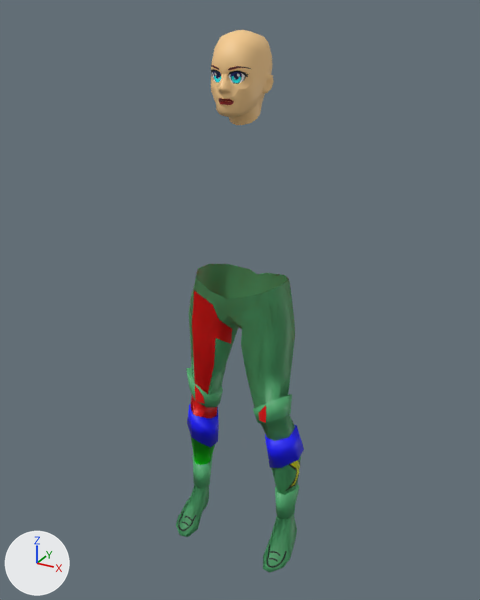
An edit to the Blender file Assets/Legacy/CriaturesLegacy/modelosMateriaisTexturas/criatures/NPC/NPCm1/NPC_Sliced_mulher.blend, drawn before and after from the same camera.
Camera for both pictures: a 50 mm lens placed at (8.79, -16.39, 16.44), pointed at (-0.12, -0.19, 8.34). Arrows for +X, +Y and +Z are at lower left; the lights stay in place.

Objects in the first picture: 'BASE', 'Queixo_4_m', 'botasTiny', 'female1605.obj.001', 'nariz_2', 'pernasLargeSemiGrande'.
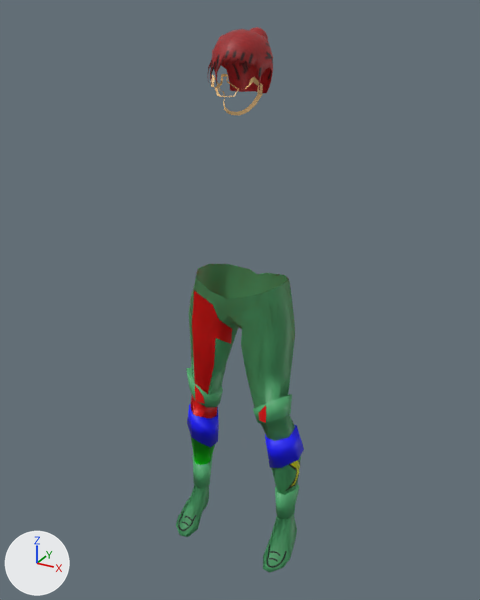
Changed parts and their boxes (x1, y1, x2, y2) in the pictures (480 x 600 px):
'BASE', hidden (beige)
    before: (211, 30, 274, 125)
'cabelo_2', shown (red)
    after: (208, 27, 273, 95)
'Queixo_4_m', hidden (brown)
    before: (211, 77, 263, 117)
'weldVertex', added (brown)
    after: (211, 74, 263, 115)
'nariz_2', hidden
    before: (215, 74, 239, 97)

What changed in the scene script:
```text
Add me_female1605_obj_044:
    me_female1605_obj_044.from_pydata(...)  # 90 vertices, 46 faces; spans x -0.686..0.686, y 13.856..14.942, z 0.273..1.301
    me_female1605_obj_044.materials.append(mat_skin)  # picture img_olho_png
Change ob_nariz_2:
    add ob_nariz_2.hide_set(True)
Change ob_base:
    add ob_base.hide_set(True)
Change ob_cabelo_2:
    remove ob_cabelo_2.hide_set(True)
Change ob_queixo_4_m:
    add ob_queixo_4_m.hide_set(True)
Add ob_weldvertex:
    ob_weldvertex = bpy.data.objects.new('weldVertex', me_female1605_obj_044)
    ob_weldvertex.location = (0.0, 0.0, 0.0)
    ob_weldvertex.rotation_euler = (1.571, 0.0, 0.0)  # degrees (90, 0, 0)
```
